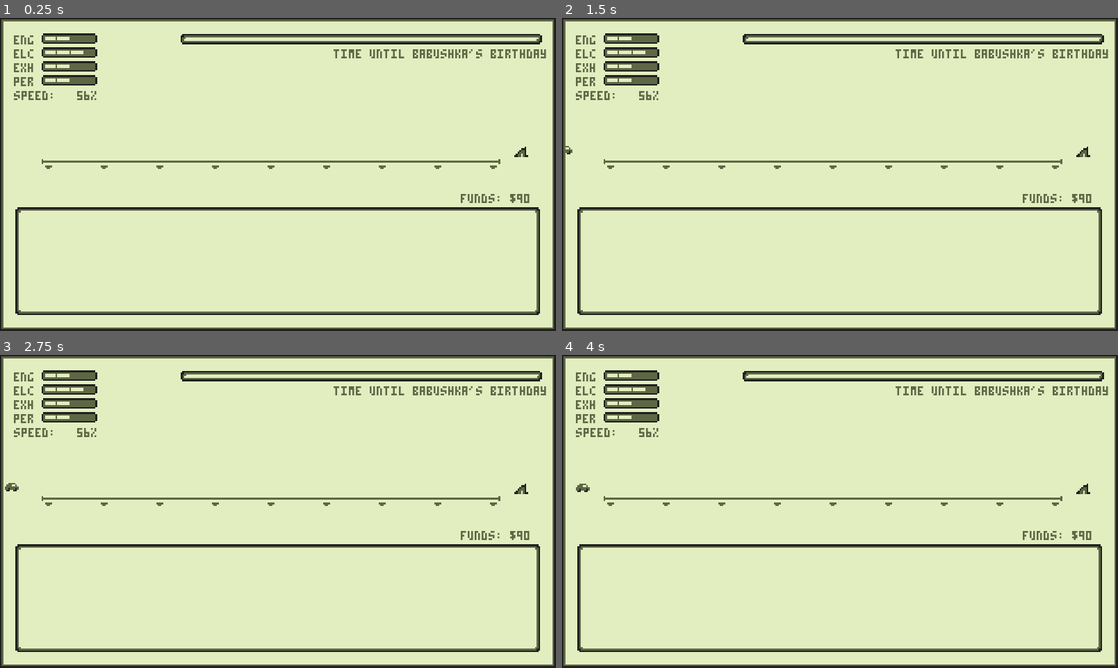
Above: before the commit, frames 1-4 (two rows, left to right).
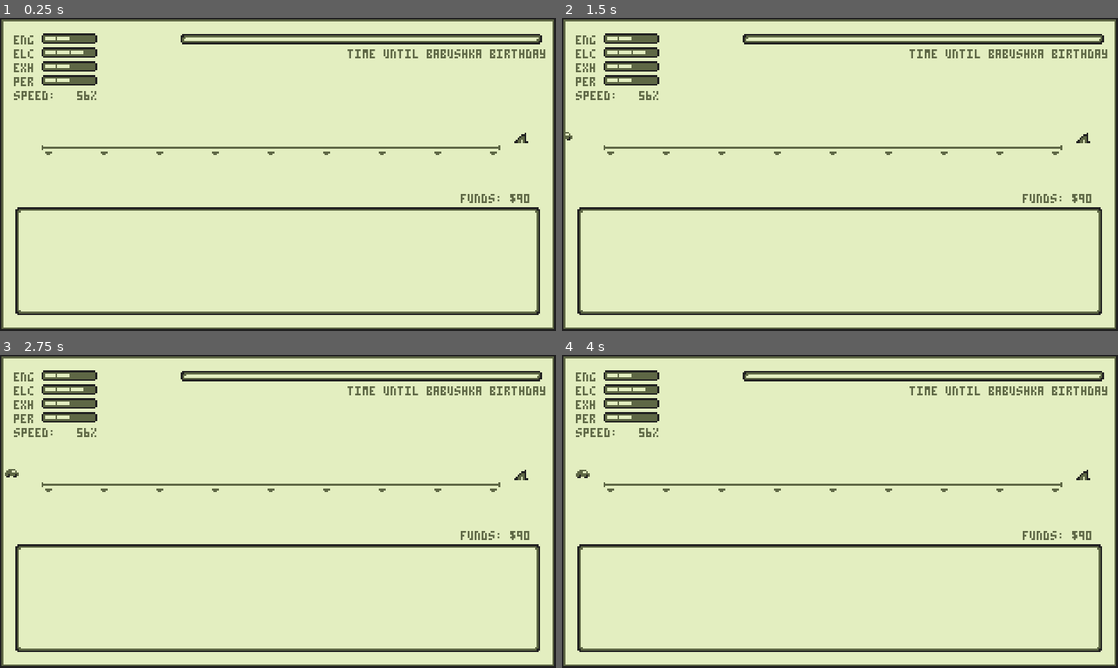
Above: after the commit, the same moments.

Repository: m-trigo/laika
Game: Godot game, scene res://src/scenes/Main.tscn
Two runs of this game, one before a commit and one after it. Both use one fixed random seed, a clock stepped at 60 frames per second and the inputs below. Sound files missing from this copy of the repository are replaced by a short silence.
Inputs:
- Up to frame 1 (0.25 s): no input
- Up to frame 2 (1.5 s): tap Enter at 0.5 s; tap 1 at 0.6 s; tap 2 at 1.35 s
- Up to frame 3 (2.75 s): tap 3 at 2.1 s
- Up to frame 4 (4 s): tap 4 at 2.85 s; tap 1 at 3.6 s

The runs differ from the first frame. In frame 1, 1.9% of the frame differs, in the area x 7-99%, y 10-49%; in frame 2, 1.9%; in frame 3, 2.0%, in the area x 0-99%, y 10-49%; in frame 4, 2.0%.

Commit message:
Shifts some UI components

Diff:
--- a/src/scenes/Main.tscn
+++ b/src/scenes/Main.tscn
@@ -78,7 +78,7 @@
 }
 
 [node name="Track" parent="." instance=ExtResource( 7 )]
-position = Vector2( 0, -8 )
+position = Vector2( 0, -16 )
 
 [node name="House" type="Sprite" parent="Track"]
 position = Vector2( 300, 84 )
@@ -118,13 +118,13 @@
 }
 
 [node name="TimeBarLabel" type="Label" parent="Frame"]
-margin_left = 192.0
+margin_left = 200.0
 margin_top = 18.0
 margin_right = 312.0
 margin_bottom = 23.0
 custom_fonts/font = ExtResource( 6 )
 custom_colors/font_color = Color( 0.368627, 0.403922, 0.270588, 1 )
-text = "TIME UNTIL BABUSHKA'S BIRTHDAY"
+text = "TIME UNTIL BABUSHKA BIRTHDAY"
 __meta__ = {
 "_edit_use_anchors_": false
 }
